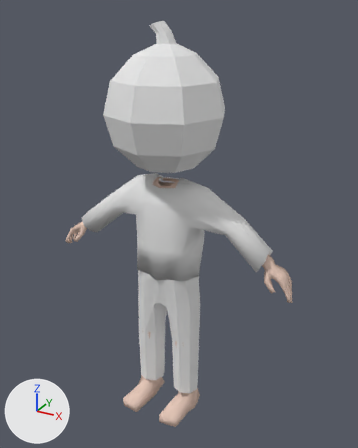
The Blender file projects/marloth/client/assets/blend/models/person.blend, before and after one commit.
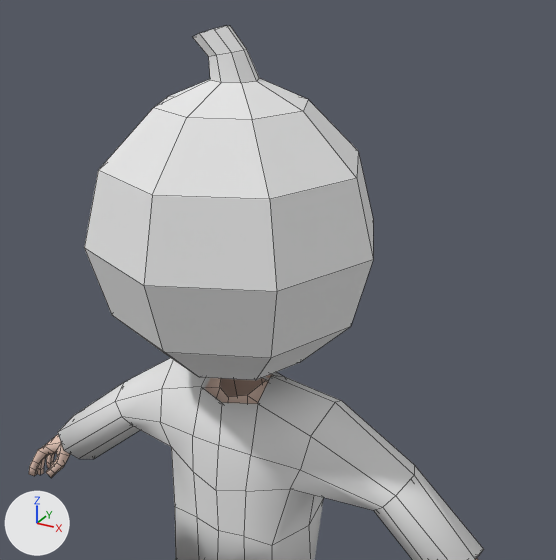
Each version appears first whole from a 50 mm camera at (1.505, -2.576, 2.713) aimed at (0.052, 0.064, 1.393), and next in a close-up from a 50 mm camera at (0.983, -1.564, 2.815) aimed at (0.122, 0.002, 2.033). The axes (+X, +Y, +Z) are drawn at lower left. The lights are the same throughout. The close-ups show mesh edges as thin lines.

The first close-up shows 'person-body', 'pumpkin-head', 'shirt'.
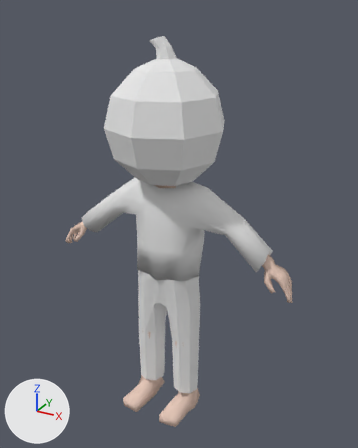
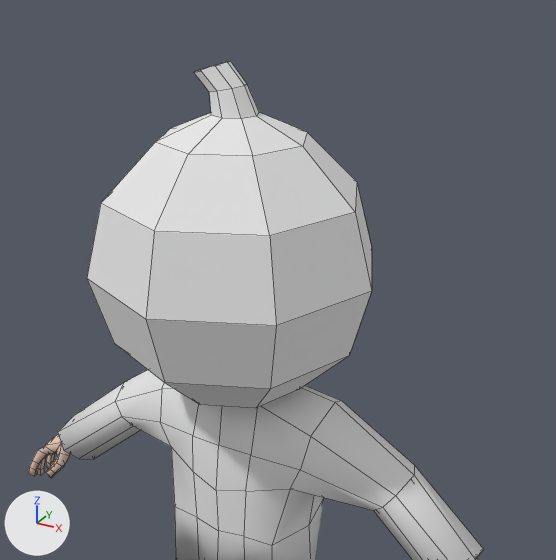
Boxes (x1, y1, x2, y2) around the edits, measured in the close-ups (556 x 560 px):
```json
{"object": "pumpkin-head", "change": "moved", "before": [84, 26, 373, 380], "after": [87, 61, 372, 408]}
```

Scene script edits in JSON lines:
```json
{"block": "me_pumpkin_head", "where": "me_pumpkin_head.from_pydata(...)  # 66 vertices, 68 faces; spans x -0.376..0.376, y -0.376..0.376, z -0.038..0.839"}
{"block": "me_pumpkin_head", "where": "# used by ob_pumpkin_head; location = (0.0, 0.0, 1.801)"}
{"block": "me_pumpkin_head", "change": "me_pumpkin_head part 1: the whole mesh is moved by (0.0, -0.04, -0.08)"}
{"op": "set", "path": "ob_pumpkin_head.location", "old": "(0.0, 0.0, 1.801)", "new": "(0.0, 0.038, 1.801)"}
```
